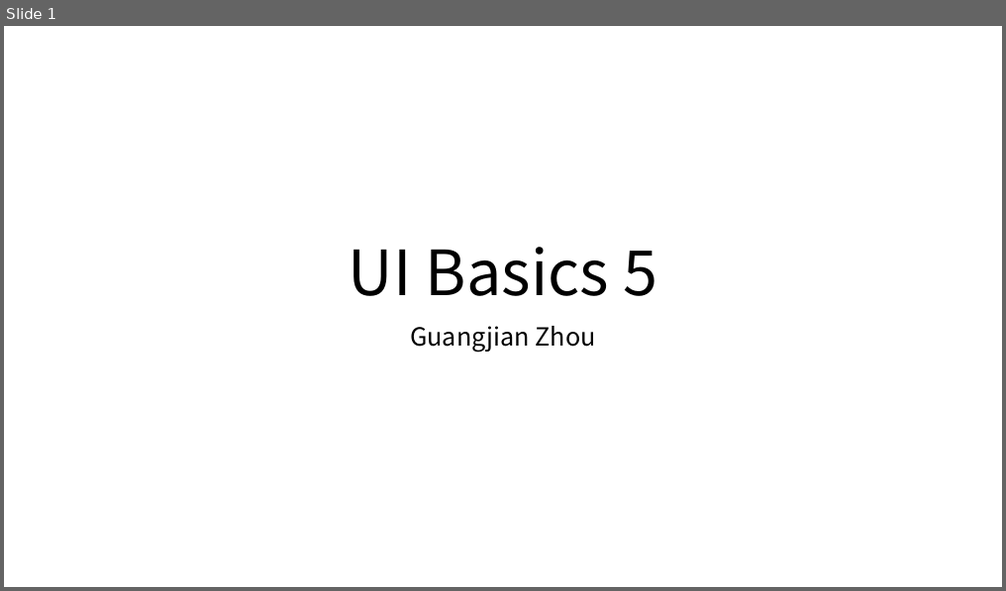
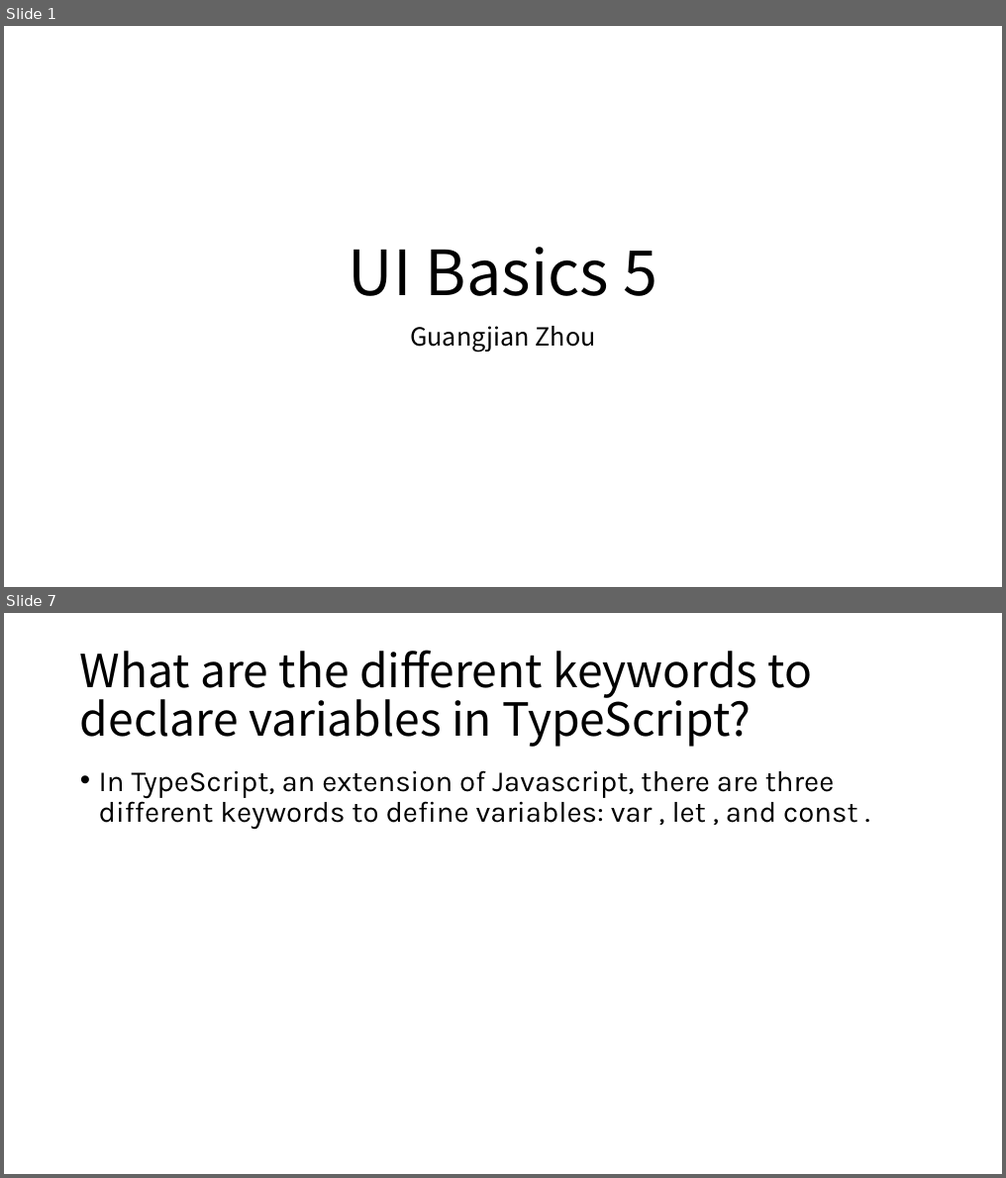
Before and after one commit to Marvioo/Cogent, a slide deck: Java Basics/UI Basics 5.pptx. Shown one above the other, each under a label of ours: slide 1 before the commit, slides 1 and 7 after it; the slides between them are not shown. The pictures are 1006x591 and 1006x1178 pixels, drawn with LibreOffice and Linux fonts; fonts in the diff are those of the drawing. Boxes give left, top, right and bottom in pixels: in the first picture for what was removed or moved away, otherwise in the second. Text is boxed around its words. In the diff, an @@ line names an element or a change of style, - is before the commit and + after.

```diff
--- a/Java Basics/UI Basics 5.pptx
+++ b/Java Basics/UI Basics 5.pptx
@@ slide 7 added at (4, 613, 1002, 1174), background #FFFFFF @@
@@ title added at (80, 650, 813, 747), 44 pt, text #000000 @@
+What are the different keywords to declare variables in TypeScript?
@@ text added at (99, 770, 857, 830), 28 pt, text #000000 @@
+• In TypeScript, an extension of Javascript, there are three different keywords to define variables: var , let , and const .
```
Also in this commit, not shown: 14 other slides added.
